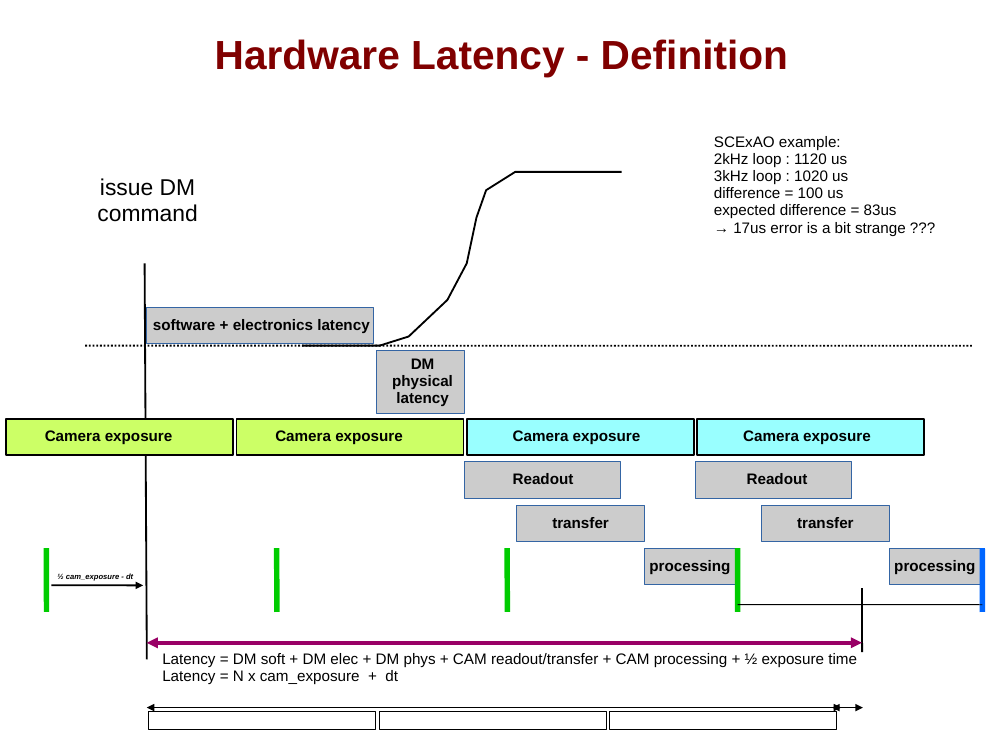
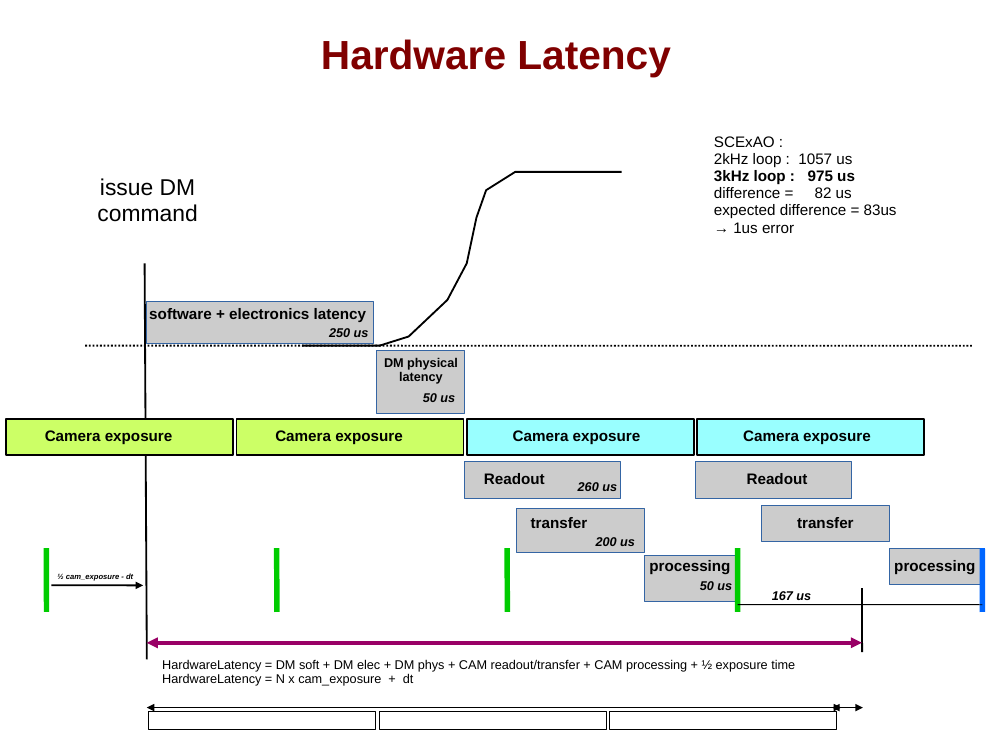
Before and after one commit to oguyon/Cfits, a slide deck: slide 8 of src/AOloopControl/doc/AOloopControl_figs.ppt. Drawn at 1008x756 pixels with LibreOffice and Linux fonts; fonts in the diff are those of the drawing. Boxes give left, top, right and bottom in pixels: in the first picture for what was removed or moved away, otherwise in the second. Text is boxed around its words. In the diff, an @@ line names an element or a change of style, - is before the commit and + after.

```diff
--- a/src/AOloopControl/doc/AOloopControl_figs.ppt
+++ b/src/AOloopControl/doc/AOloopControl_figs.ppt
@@ title at bbox=[321, 39, 671, 77]: text changed @@
-Hardware Latency - Definition
+Hardware Latency
@@ text at bbox=[714, 136, 855, 198]: text changed @@
-SCExAO example:
-2kHz loop : 1120 us
-3kHz loop : 1020 us
-difference = 100 us
+SCExAO :
+2kHz loop : 1057 us
+3kHz loop : 975 us
+difference = 82 us
@@ text at bbox=[733, 222, 794, 233]: text changed @@
-→ 17us error is a bit strange ???
+→ 1us error
@@ text "software + electronics latency": place and size @@
-text "software + electronics latency" at bbox=[153, 319, 369, 333]
+text "software + electronics latency" at bbox=[149, 308, 366, 322]
@@ rectangle: place and size @@
-rectangle at bbox=[146, 307, 373, 344]
+rectangle at bbox=[146, 302, 373, 344]
@@ text added at bbox=[329, 328, 369, 337], 10 pt, text #000000, bold, italic @@
+250 us
@@ text "DM physical latency": place and size @@
-text "DM physical latency" at bbox=[392, 358, 453, 406]
+text "DM physical latency" at bbox=[384, 358, 458, 384]
@@ text "DM physical latency" at bbox=[384, 358, 458, 384]: size 12 to 10 pt @@
@@ text added at bbox=[423, 393, 455, 402], 10 pt, text #000000, bold, italic @@
+50 us
@@ text "Readout": place and size @@
-text "Readout" at bbox=[513, 473, 574, 484]
+text "Readout" at bbox=[484, 473, 545, 484]
@@ rectangle: place and size @@
-rectangle at bbox=[517, 505, 645, 542]
+rectangle at bbox=[517, 509, 645, 552]
@@ text "transfer": place and size @@
-text "transfer" at bbox=[552, 517, 609, 528]
+text "transfer" at bbox=[531, 517, 588, 528]
@@ text added at bbox=[578, 482, 617, 491], 10 pt, text #000000, bold, italic @@
+260 us
@@ text added at bbox=[596, 537, 635, 546], 10 pt, text #000000, bold, italic @@
+200 us
@@ rectangle: place and size @@
-rectangle at bbox=[645, 549, 737, 585]
+rectangle at bbox=[645, 555, 737, 601]
@@ text added at bbox=[700, 581, 732, 590], 10 pt, text #000000, bold, italic @@
+50 us
@@ text added at bbox=[772, 591, 811, 600], 10 pt, text #000000, bold, italic @@
+167 us
@@ text at bbox=[162, 659, 795, 686]: text changed; size 12 to 10 pt @@
-Latency = DM soft + DM elec + DM phys + CAM readout/transfer + CAM processing + ½ exposure time
-Latency = N x cam_exposure + dt
+HardwareLatency = DM soft + DM elec + DM phys + CAM readout/transfer + CAM processing + ½ exposure time
+HardwareLatency = N x cam_exposure + dt
```
Also in this commit, not shown: 1 other slide changed, 1 other file.
